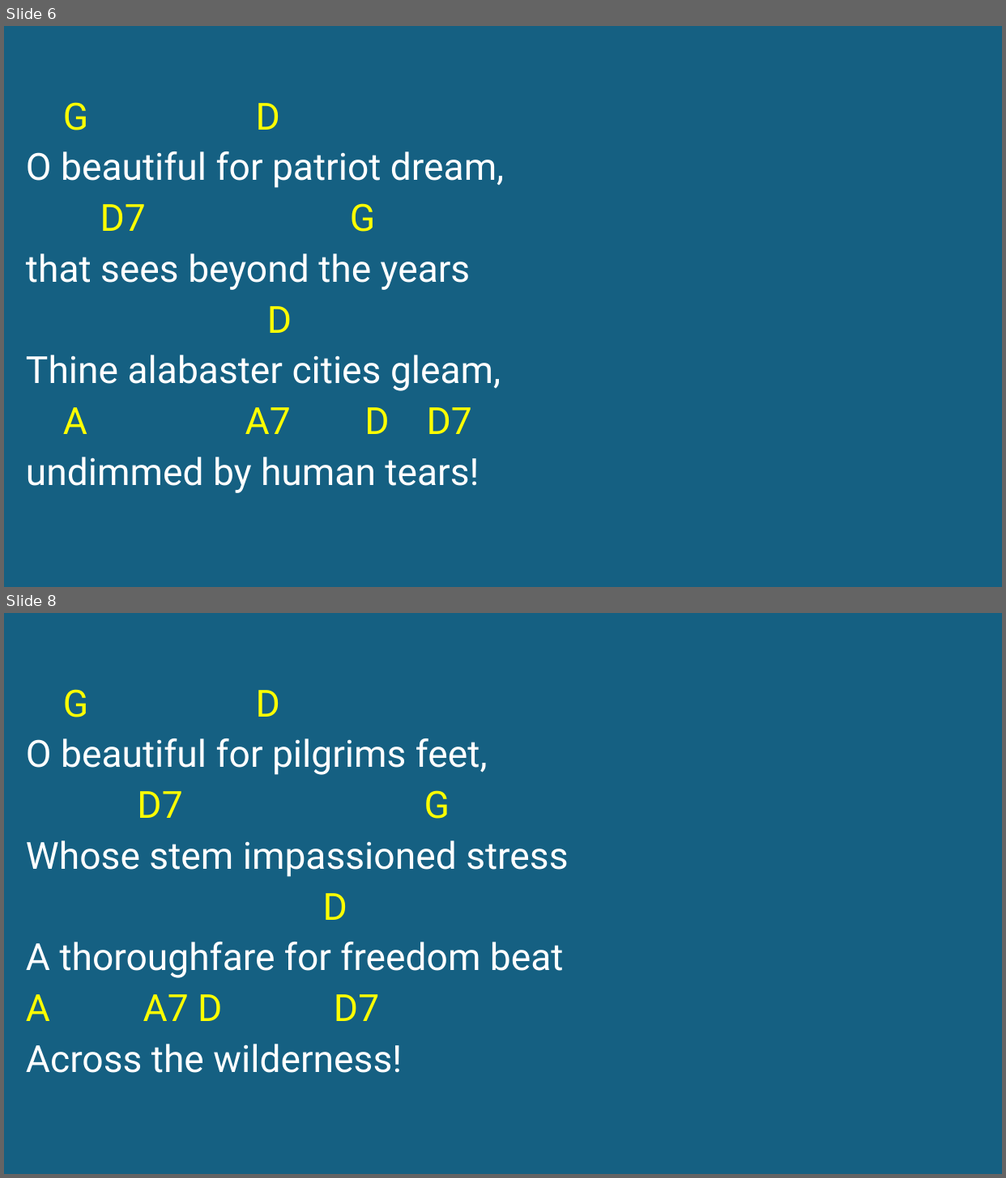
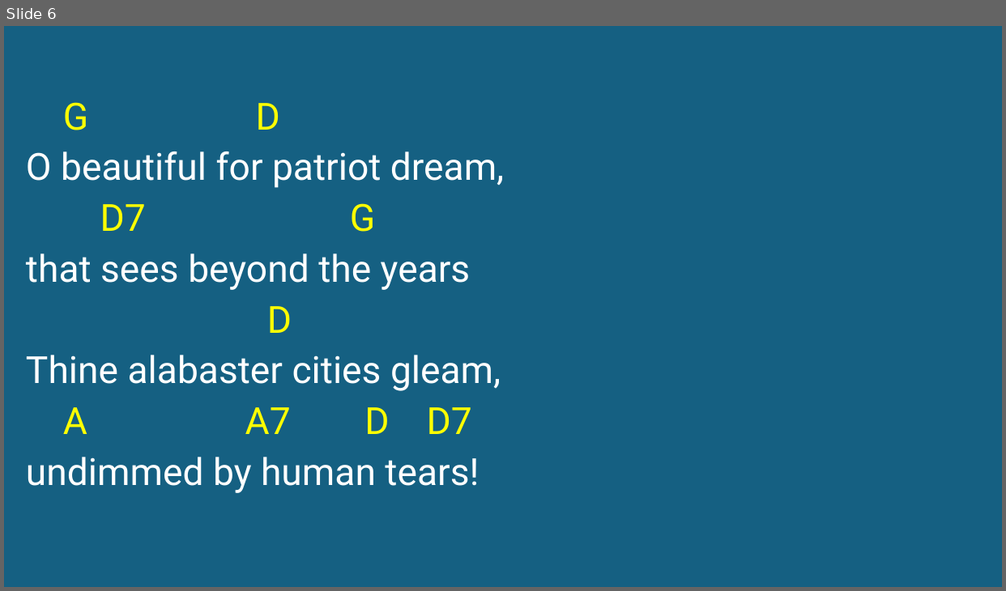
Before and after one commit to kendall412/worship, a slide deck: America The Beautiful-CH.pptx. Shown one above the other, each under a label of ours: slides 6 and 8 before the commit, slide 6 after it; the slides between them are not shown. The pictures are 1006x1178 and 1006x591 pixels, drawn with LibreOffice and Linux fonts; fonts in the diff are those of the drawing. Boxes give left, top, right and bottom in pixels: in the first picture for what was removed or moved away, otherwise in the second. Text is boxed around its words. In the diff, an @@ line names an element or a change of style, - is before the commit and + after.

```diff
--- a/America The Beautiful-CH.pptx
+++ b/America The Beautiful-CH.pptx
@@ slide 8 removed at bbox=[4, 613, 1002, 1174], background #156082 @@
@@ subtitle removed at bbox=[26, 689, 568, 1073] @@
-G D
-O beautiful for pilgrims feet,
-D7 G
-Whose stem impassioned stress
-D
-A thoroughfare for freedom beat
-A A7 D D7
-Across the wilderness!
```
Also in this commit, not shown: 3 slides changed, 1 other slide removed, 18 other files.
